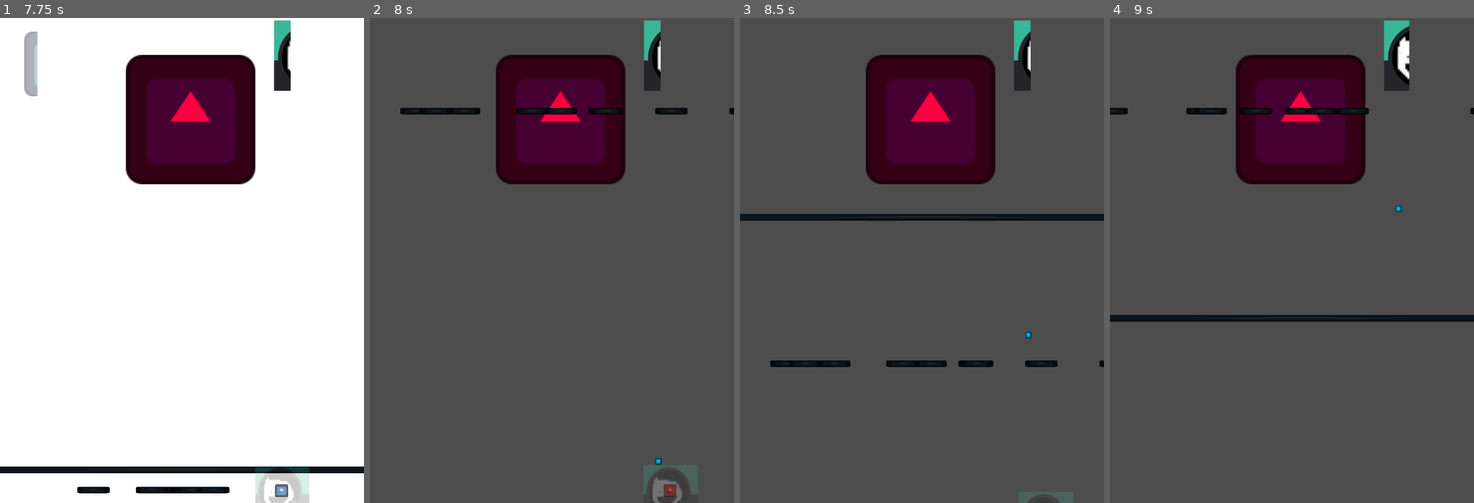
Above: before the commit, frames 1-4 (left to right).
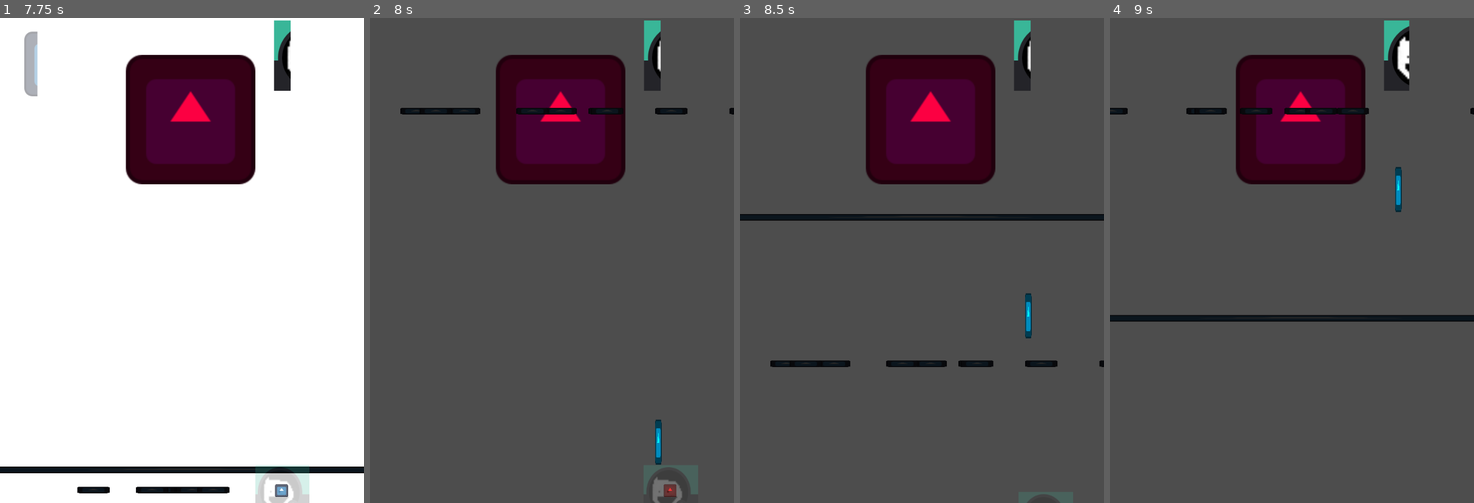
Above: after the commit, the same moments.

Repository: Eliott-Guevel/NAdrian
Game: Godot game, scene res://Scenes/game.tscn
Same seed, same stepped clock (60 frames per second), same inputs: the game is played once before the commit and once after it. The engine's default icon, where the game draws it, is replaced by a stand-in: a white triangle on a blue panel in a dark square.
Inputs:
- Up to frame 1 (7.75 s): hold D (move_right) 0.53-1.28 s; tap A (shoot) every 1.5 s from 0.6 to 6.6 s; hold S (move_down) 1.28-2.03 s; tap E (stance_change) every 1.5 s from 1.35 to 7.35 s; hold D (move_right) 2.03-2.78 s; hold Z (move_up) 2.78-3.53 s; hold Q (move_left) 3.53-5.03 s; hold S (move_down) 5.03-5.78 s; hold D (move_right) 5.78-6.53 s; hold Z (move_up) 6.53-7.28 s; hold D (move_right) from 7.28 s (still down)
- Up to frame 2 (8 s): keep holding D (move_right)
- Up to frame 3 (8.5 s): release D (move_right) at 8.03 s; hold S (move_down) from 8.03 s (still down); tap A (shoot) at 8.1 s
- Up to frame 4 (9 s): release S (move_down) at 8.78 s; hold Q (move_left) from 8.78 s (still down); tap E (stance_change) at 8.85 s

Frame 1 is identical in both runs. In frame 2, 0.2% of the frame differs, in the area x 78-81%, y 82-93%; in frame 3, 0.2%, in the area x 78-81%, y 56-66%; in frame 4, 0.2%.

Commit message:
big laser

Diff:
--- a/Scenes/player_laser.tscn
+++ b/Scenes/player_laser.tscn
@@ -4,14 +4,15 @@
 [ext_resource type="Texture2D" uid="uid://k6jib5aui836" path="res://icon.svg" id="2_dng6p"]
 
 [sub_resource type="RectangleShape2D" id="RectangleShape2D_oduel"]
-size = Vector2(12, 12)
+size = Vector2(12, 88)
 
 [node name="Player_Laser" type="Node2D"]
 script = ExtResource("1_8ikq2")
 
 [node name="Sprite2D" type="Sprite2D" parent="."]
 modulate = Color(0, 1, 1, 1)
-scale = Vector2(0.1, 0.1)
+position = Vector2(0, -37.8)
+scale = Vector2(0.1, 0.690625)
 texture = ExtResource("2_dng6p")
 
 [node name="VisibleOnScreenNotifier2D" type="VisibleOnScreenNotifier2D" parent="."]
@@ -22,6 +23,7 @@
 collision_mask = 4
 
 [node name="Hitbox" type="CollisionShape2D" parent="HitboxArea"]
+position = Vector2(0, -38)
 shape = SubResource("RectangleShape2D_oduel")
 
 [connection signal="screen_exited" from="VisibleOnScreenNotifier2D" to="." method="_on_visible_on_screen_notifier_2d_screen_exited"]
